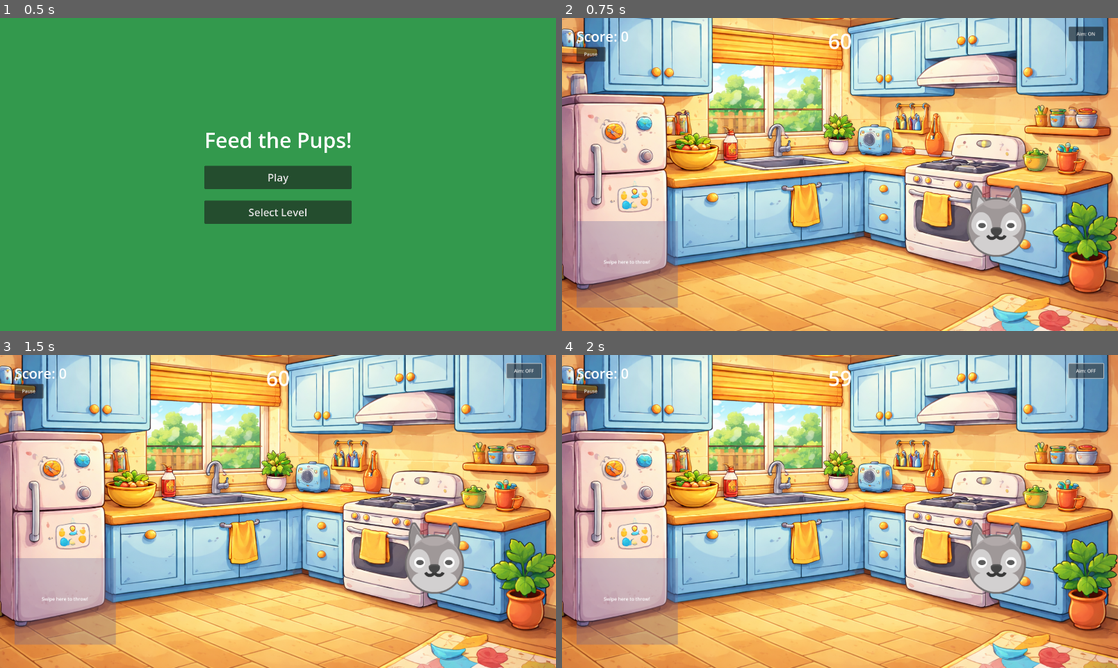
Above: before the commit, frames 1-4 (two rows, left to right).
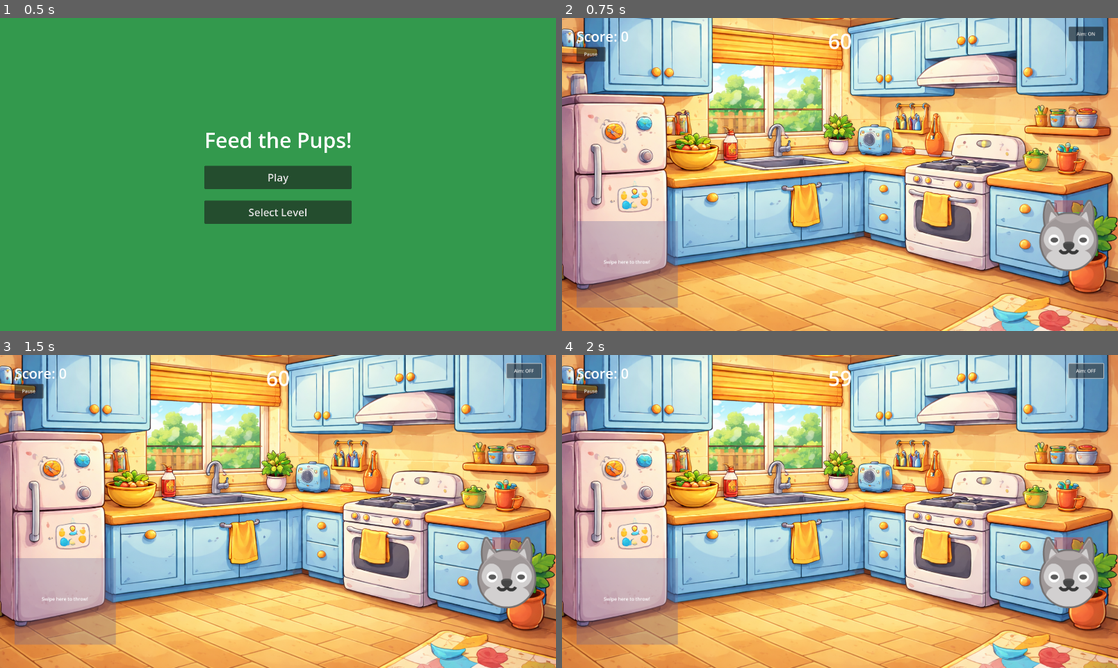
Above: after the commit, the same moments.

Repository: davetashner/feed-the-pups
Game: Godot game, scene res://scenes/main_menu.tscn
The game is run twice, just before and just after one commit, with the same random seed, the same clock (stepped at 60 frames per second) and the same inputs.
Inputs:
- Up to frame 1 (0.5 s): no input
- Up to frame 2 (0.75 s): click "Play" at 0.5 s
- Up to frame 3 (1.5 s): click "Aim: ON" at 1.25 s
- Up to frame 4 (2 s): no input

Frame 1 is identical in both runs. In frame 2, 4.0% of the frame differs, in the area x 72-97%, y 53-81%; in frame 3, 4.0%; in frame 4, 4.0%.

Commit message:
Add dog spawn positions and repositioning system (bd-t001.2.1, bd-t001.2.5)
- Add SPAWN_POINTS dict with 3 positions per location (Kitchen, Paris, Texas, Italy, Riverside)
- Add get_spawn_point() and get_spawn_points_for_level() helpers to GameManager
- Dogs reposition every 10 seconds with smooth tween transition
- Close throwing mechanics stories (bd-t001.1.1, bd-t001.1.2) implemented in prototype

Co-Authored-By: Claude Opus 4.5 <noreply@anthropic.com>

Diff:
--- a/game/game_manager.gd
+++ b/game/game_manager.gd
@@ -46,6 +46,36 @@
 	"texas": "res://assets/backgrounds/bg_texas_main.png",
 	"italy": "res://assets/backgrounds/bg_italy_main.png",
 	"riverside": "res://assets/backgrounds/bg_oriental_main.png",
+}
+
+# Spawn points per location (1-3 positions where dogs can appear)
+# Y values tuned so dogs appear on the ground, not floating
+const SPAWN_POINTS = {
+	"kitchen": [
+		Vector2(1200, 850),
+		Vector2(1500, 850),
+		Vector2(1750, 850),
+	],
+	"paris": [
+		Vector2(1150, 820),
+		Vector2(1450, 820),
+		Vector2(1700, 820),
+	],
+	"texas": [
+		Vector2(1100, 880),
+		Vector2(1400, 880),
+		Vector2(1700, 880),
+	],
+	"italy": [
+		Vector2(1200, 840),
+		Vector2(1500, 840),
+		Vector2(1750, 840),
+	],
+	"riverside": [
+		Vector2(1150, 860),
+		Vector2(1450, 860),
+		Vector2(1700, 860),
+	],
 }
 
 # Per-level settings (visibility window, spawn interval, background)
@@ -159,6 +189,34 @@
 	return BACKGROUNDS.get(location, BACKGROUNDS["kitchen"])
 
 
+func get_spawn_point(level_num: int, index: int = -1) -> Vector2:
+	## Returns a spawn point for the given level's location.
+	## If index is -1, picks a random point using current time as seed.
+	## Otherwise returns the specific spawn point at that index.
+	var config = get_level_config(level_num)
+	var location = config.get("location", "kitchen")
+	var points = SPAWN_POINTS.get(location, SPAWN_POINTS["kitchen"])
+
+	if points.is_empty():
+		return Vector2(1500, 850)  # Fallback
+
+	if index >= 0 and index < points.size():
+		return points[index]
+
+	# Use current time as seed for reproducible-per-session randomness
+	var rng = RandomNumberGenerator.new()
+	rng.seed = int(Time.get_unix_time_from_system())
+	var random_index = rng.randi_range(0, points.size() - 1)
+	return points[random_index]
+
+
+func get_spawn_points_for_level(level_num: int) -> Array:
+	## Returns all spawn points for the given level's location.
+	var config = get_level_config(level_num)
+	var location = config.get("location", "kitchen")
+	return SPAWN_POINTS.get(location, SPAWN_POINTS["kitchen"])
+
+
 func is_level_unlocked(level_num: int) -> bool:
 	return level_num <= highest_unlocked_level
 
--- a/game/scenes/gameplay.gd
+++ b/game/scenes/gameplay.gd
@@ -30,6 +30,13 @@
 const BASE_POINTS := 100
 const STREAK_THRESHOLD := 3  # Streak bonus starts at 3 catches
 const STREAK_MULTIPLIER := 0.5  # +50% per streak level above threshold
+
+# Dog repositioning
+const DOG_REPOSITION_INTERVAL := 10.0  # seconds between position changes
+const DOG_MOVE_DURATION := 0.5  # tween duration for smooth movement
+var current_spawn_index := 0
+var reposition_timer := 0.0
+var spawn_points: Array = []
 
 # Round state
 var time_remaining := 60.0
@@ -71,6 +78,11 @@
 	var bg_path = GameManager.get_level_background(GameManager.current_level)
 	background.texture = load(bg_path)
 
+	# Get spawn points for this location and position dog at a random one
+	spawn_points = GameManager.get_spawn_points_for_level(GameManager.current_level)
+	current_spawn_index = randi() % spawn_points.size()
+	dog.position = spawn_points[current_spawn_index]
+
 	# Start immediately (no start button - we came from menu)
 	_start_round()
 
@@ -82,6 +94,12 @@
 
 		if time_remaining <= 0:
 			_end_round()
+
+		# Dog repositioning timer
+		reposition_timer += delta
+		if reposition_timer >= DOG_REPOSITION_INTERVAL:
+			_reposition_dog()
+			reposition_timer = 0.0
 
 
 func _input(event: InputEvent) -> void:
@@ -241,6 +259,7 @@
 	current_streak = 0
 	best_streak = 0
 	time_remaining = GameManager.LEVEL_DURATION
+	reposition_timer = 0.0
 	round_active = true
 	throw_zone.visible = true
 	pause_overlay.visible = false
@@ -292,6 +311,23 @@
 			child.queue_free()
 
 
+func _reposition_dog() -> void:
+	if spawn_points.size() <= 1:
+		return  # Can't reposition with only one spawn point
+
+	# Pick a different spawn point
+	var new_index := current_spawn_index
+	while new_index == current_spawn_index:
+		new_index = randi() % spawn_points.size()
+
+	current_spawn_index = new_index
+	var new_pos: Vector2 = spawn_points[current_spawn_index]
+
+	# Smooth tween to new position
+	var tween := create_tween()
+	tween.tween_property(dog, "position", new_pos, DOG_MOVE_DURATION).set_ease(Tween.EASE_IN_OUT).set_trans(Tween.TRANS_QUAD)
+
+
 ## Pause handling
 
 func _on_pause_pressed() -> void:
Not shown, changed: beads/bd-t001.jsonl
Not shown, changed: beads/current-focus.md
